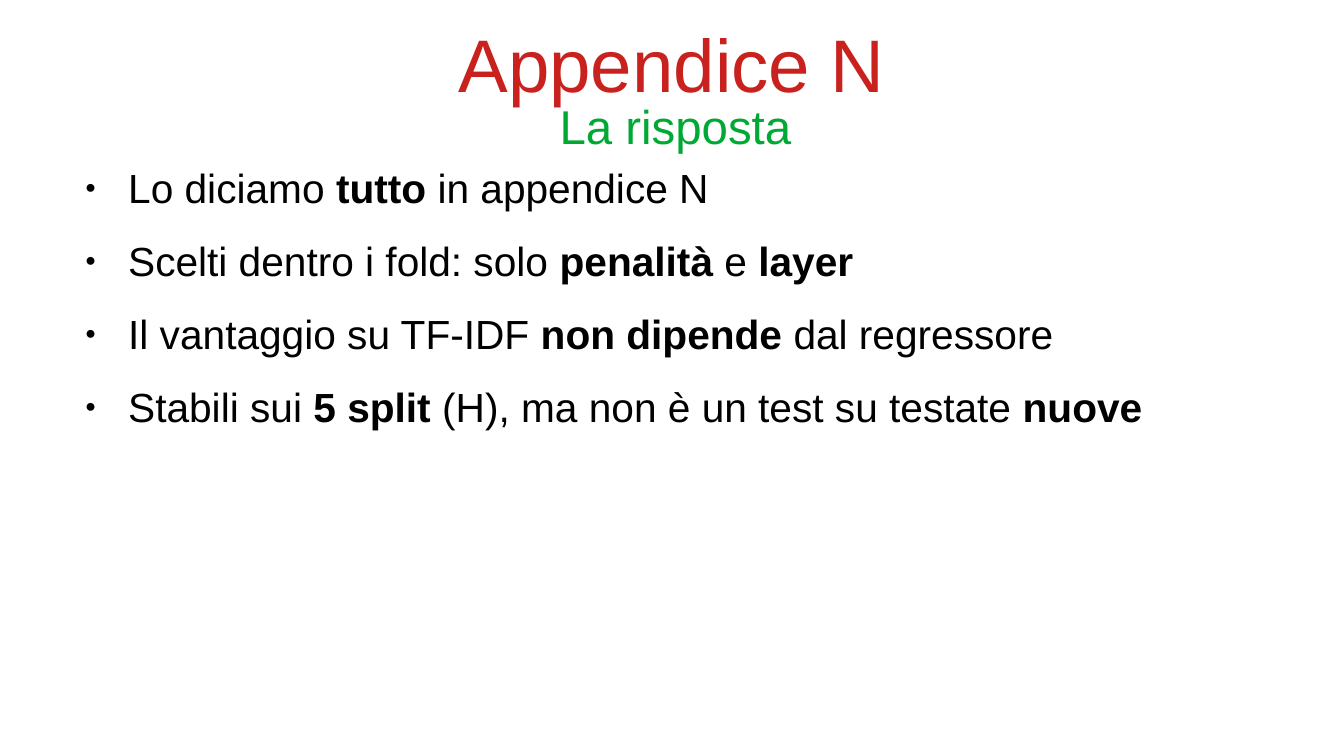
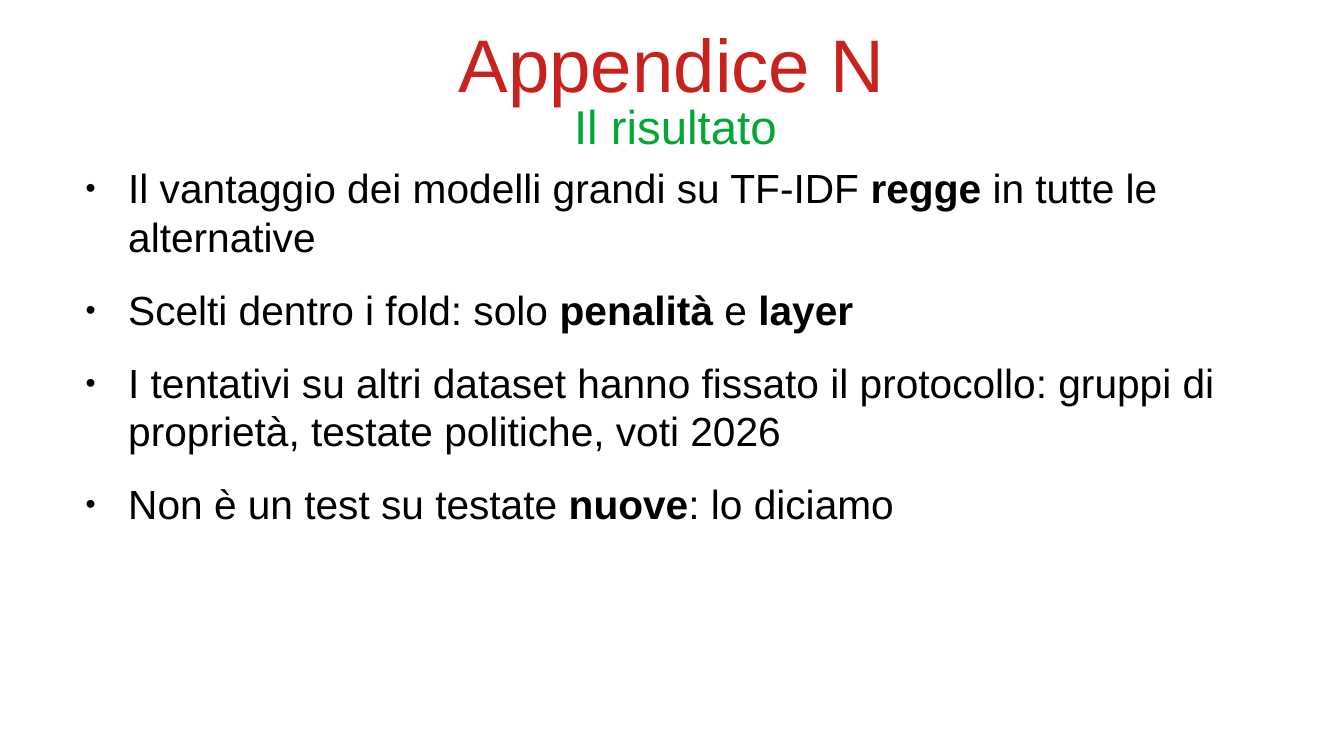
Before and after one commit to bianchi-john/PublisherClassification, a slide deck: slide 78 of Presentazioni/Paper rivista/PaperRivista.odp (slide 83 before the commit). Drawn at 1344x756 pixels with LibreOffice and Linux fonts; fonts in the diff are those of the drawing. Boxes give left, top, right and bottom in pixels: in the first picture for what was removed or moved away, otherwise in the second. Text is boxed around its words. In the diff, an @@ line names an element or a change of style, - is before the commit and + after.

```diff
--- a/Presentazioni/Paper rivista/PaperRivista.odp
+++ b/Presentazioni/Paper rivista/PaperRivista.odp
@@ title at bbox=[574, 109, 777, 145]: text changed @@
-La risposta
+Il risultato
@@ text at bbox=[128, 173, 1158, 253]: text changed @@
-● Lo diciamo tutto in appendice N
+● Il vantaggio dei modelli grandi su TF-IDF regge in tutte le alternative
@@ text at bbox=[128, 368, 1215, 520]: text changed @@
-● Il vantaggio su TF-IDF non dipende dal regressore
-● Stabili sui 5 split (H), ma non è un test su testate nuove
+● I tentativi su altri dataset hanno fissato il protocollo: gruppi di proprietà, testate politiche, voti 2026
+● Non è un test su testate nuove: lo diciamo
```
Also in this commit, not shown: 2 other slides changed, 5 slides removed, 5 other files.
